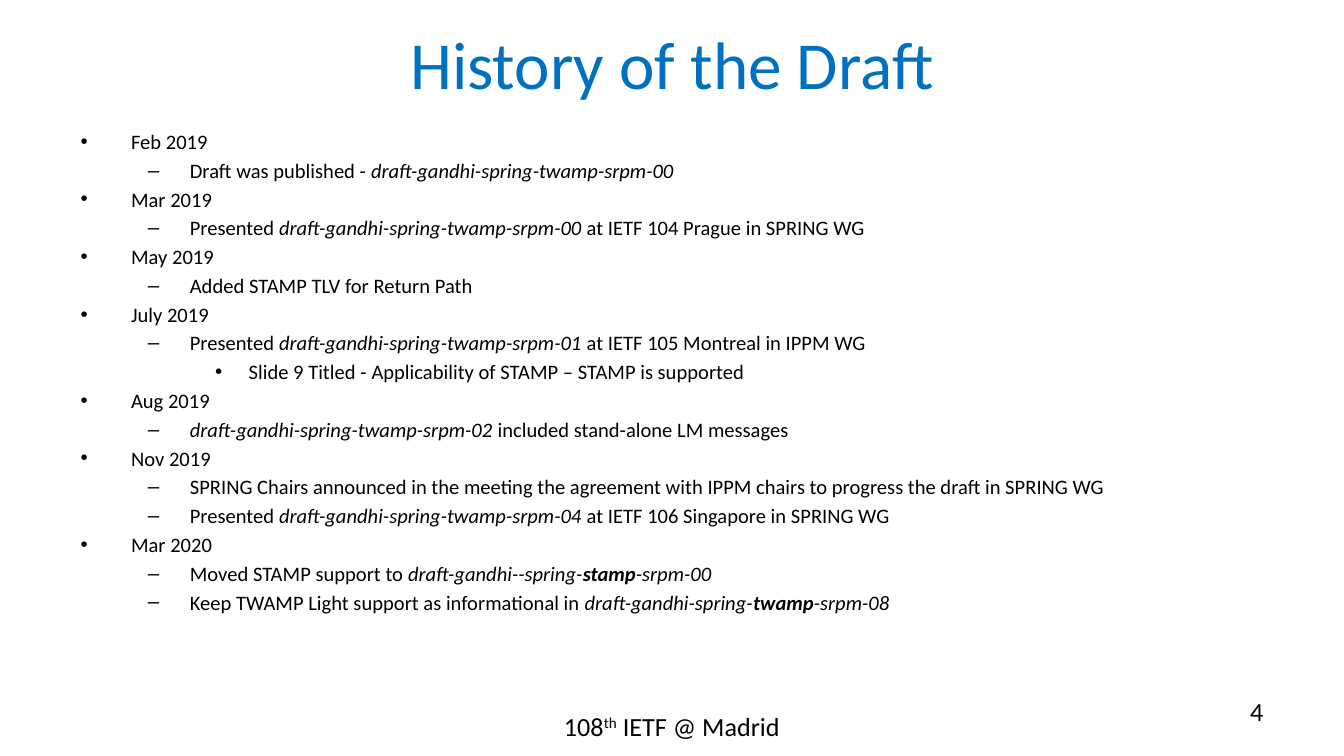
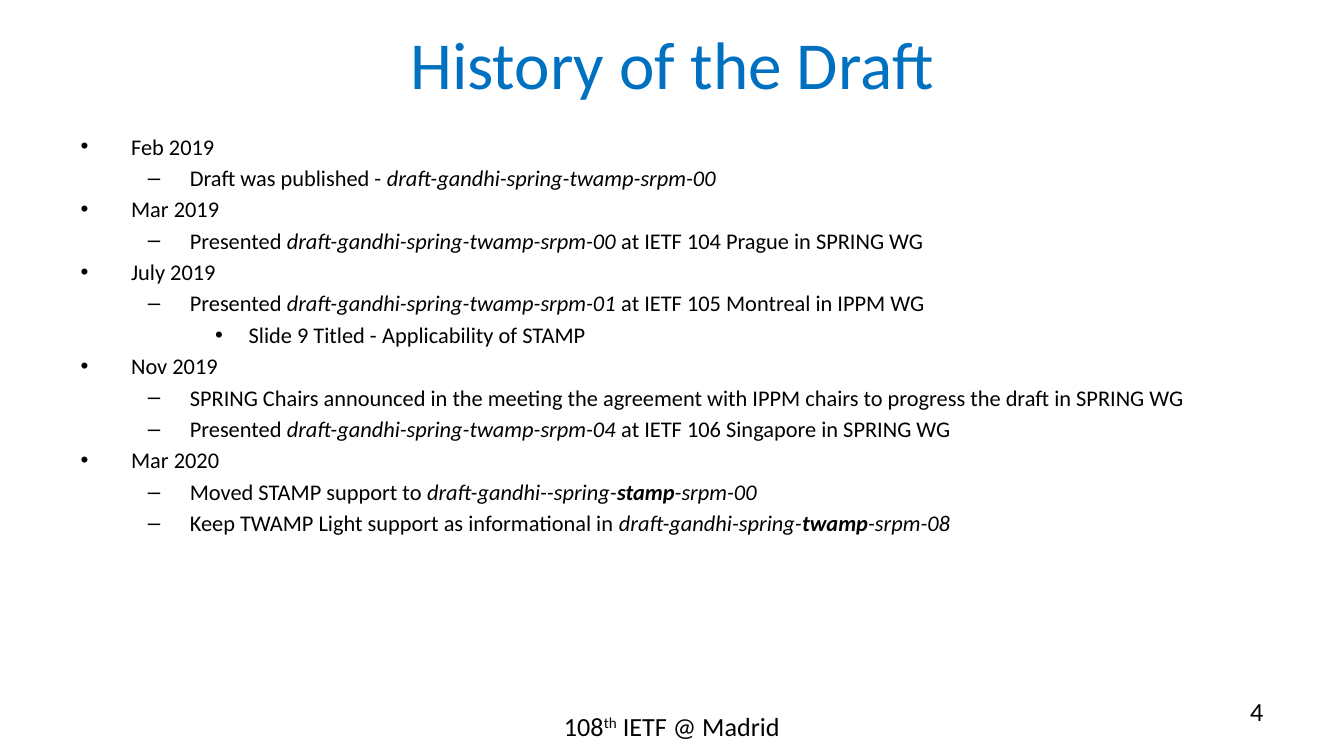
Before and after one commit to rakgandhi/ietf-slides, a slide deck: slide 4 of draft-gandhi-spring-twamp-srpm-09.pptx. Drawn at 1344x756 pixels with LibreOffice and Linux fonts; fonts in the diff are those of the drawing. Boxes give left, top, right and bottom in pixels: in the first picture for what was removed or moved away, otherwise in the second. Text is boxed around its words. In the diff, an @@ line names an element or a change of style, - is before the commit and + after.

```diff
--- a/draft-gandhi-spring-twamp-srpm-09.pptx
+++ b/draft-gandhi-spring-twamp-srpm-09.pptx
@@ text at bbox=[131, 139, 1183, 535]: size 11 to 12 pt @@
@@ text at bbox=[131, 250, 473, 293]: paragraphs removed @@
-• May 2019
-  – Added STAMP TLV for Return Path
@@ text at bbox=[249, 327, 585, 347]: text changed; size 11 to 12 pt @@
-    • Slide 9 Titled - Applicability of STAMP – STAMP is supported
-• Aug 2019
-  – draft-gandhi-spring-twamp-srpm-02 included stand-alone LM messages
+    • Slide 9 Titled - Applicability of STAMP
```
Also in this commit, not shown: 2 other slides changed, 3 other files.
